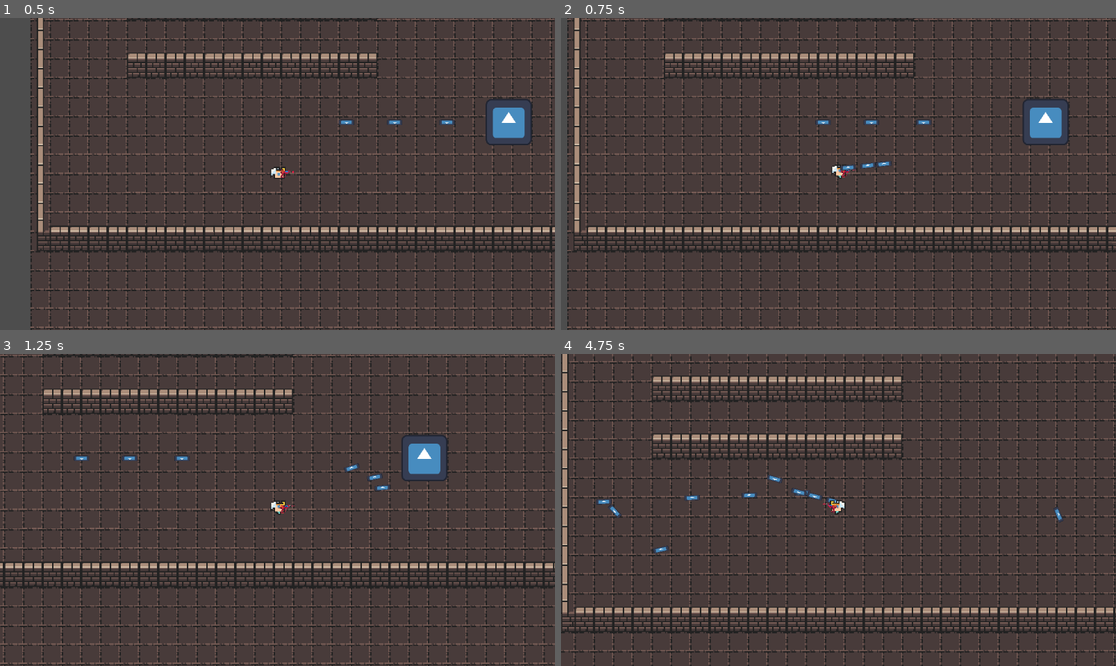
Above: before the commit, frames 1-4 (two rows, left to right).
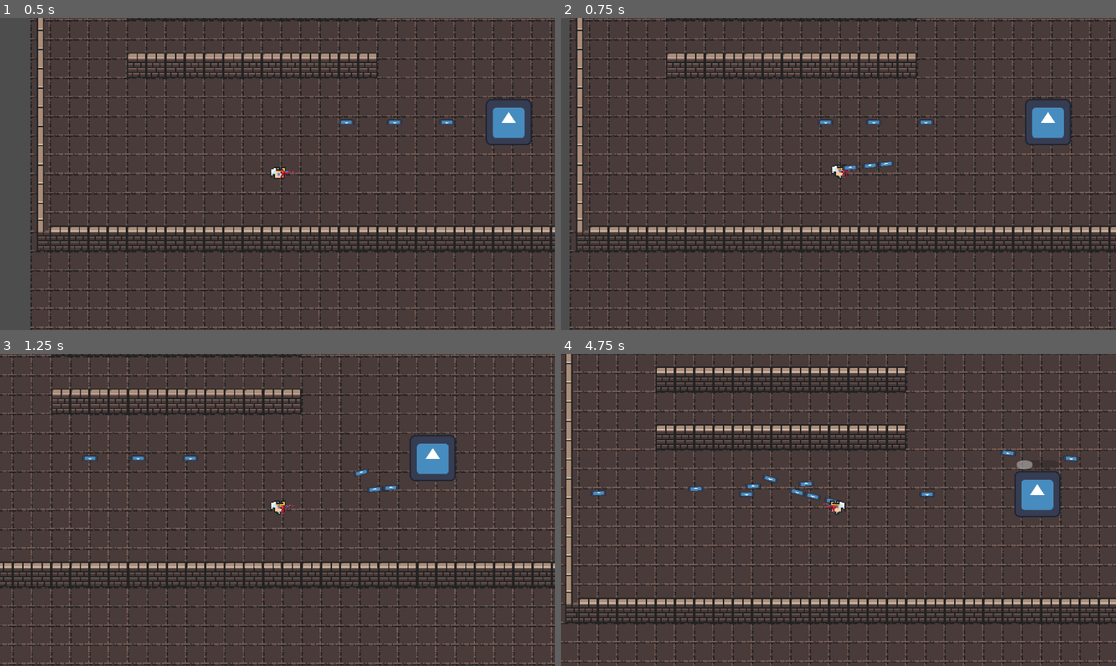
Above: after the commit, the same moments.

Repository: pabril03/ProyectoPLD
Game: Godot game, scene res://main.tscn
Two runs of this game, one before a commit and one after it. Both use one fixed random seed, a clock stepped at 60 frames per second and the inputs below. The engine's default icon, where the game draws it, is replaced by a stand-in: a white triangle on a blue panel in a dark square.
Inputs (mouse positions are in pixels of both pictures, inside the frame that each line leads up to):
- Up to frame 1 (0.5 s): no input
- Up to frame 2 (0.75 s): move the mouse to (960, 158) at 0.52 s; hold D (right) from 0.53 s (still down); hold Right mouse button (Alter-shoot) from 0.53 s (still down)
- Up to frame 3 (1.25 s): keep holding D (right); keep holding Right mouse button (Alter-shoot); tap Space (shield) at 0.8 s
- Up to frame 4 (4.75 s): move the mouse to (727, 525) at 1.27 s; release D (right) at 1.28 s; release Right mouse button (Alter-shoot) at 1.28 s; hold S (down) 1.28-2.03 s; tap Space (shield) at 1.35, 3.05 s; click (727, 525) at 1.55 s; tap Enter at 2 s; move the mouse to (894, 441) at 2.02 s; press the mouse at (894, 441) at 2.03 s; hold D (right) 2.03-2.78 s; right-click (894, 441) at 2.3 s; move the mouse to (810, 572) at 2.77 s; release the mouse at (810, 572) at 2.78 s; hold W (up) 2.78-3.53 s; right-click (810, 572) at 2.85 s; move the mouse to (1005, 556) at 3.52 s; hold Space (shield) 3.53-4.28 s; hold A (left) from 3.53 s (still down); click (1005, 556) at 3.8 s; move the mouse to (672, 463) at 4.27 s; click (672, 463) at 4.35 s; right-click (672, 463) at 4.55 s

Frame 1 is identical in both runs. In frame 2, 19% of the frame differs, in the area x 1-100%, y 0-100%; in frame 3, 19%; in frame 4, 36%, in the area x 0-100%, y 0-100%.

Commit message:
Added controller gameplay.
Ahora podemos jugar con 1 teclado + ratón y 1 mando o 2 mandos. Los controles son independientes para el mando y el teclado así que se puede jugar 1 vs 1.

Diff:
--- a/escenas/enemigo.tscn
+++ b/escenas/enemigo.tscn
@@ -1,7 +1,10 @@
-[gd_scene load_steps=5 format=3 uid="uid://b4443vhnliebx"]
+[gd_scene load_steps=6 format=3 uid="uid://b4443vhnliebx"]
 
 [ext_resource type="Texture2D" uid="uid://cie4rig1wwhjn" path="res://sprites/icon.svg" id="1_sms58"]
 [ext_resource type="Script" uid="uid://lwo8r1fdcnbu" path="res://scripts/enemigo.gd" id="1_uhebs"]
+
+[sub_resource type="CircleShape2D" id="CircleShape2D_uhebs"]
+radius = 23.0217
 
 [sub_resource type="CircleShape2D" id="CircleShape2D_743j8"]
 radius = 27.0185
@@ -37,11 +40,18 @@
 scale = Vector2(0.3, 0.3)
 texture = ExtResource("1_sms58")
 
+[node name="Detector" type="Area2D" parent="."]
+
+[node name="CollisionShape2D" type="CollisionShape2D" parent="Detector"]
+shape = SubResource("CircleShape2D_uhebs")
+
 [node name="CollisionShape2D" type="CollisionShape2D" parent="."]
 shape = SubResource("CircleShape2D_743j8")
 
 [node name="Marker2D" type="Marker2D" parent="."]
 position = Vector2(-38, 0)
+
+[node name="DamageTimer" type="Timer" parent="."]
 
 [node name="Timer" type="Timer" parent="."]
 wait_time = 0.75
--- a/escenas/player.tscn
+++ b/escenas/player.tscn
@@ -61,21 +61,21 @@
 position = Vector2(1, -2)
 shape = SubResource("CircleShape2D_qm0ti")
 
-[node name="AnimatedSprite2D" type="AnimatedSprite2D" parent="."]
+[node name="AnimatedSprite2D" type="AnimatedSprite2D" parent="." groups=["player"]]
 position = Vector2(0, -4)
 sprite_frames = SubResource("SpriteFrames_5vuvg")
 animation = &"run"
 frame_progress = 0.381751
 
-[node name="Gun" parent="." instance=ExtResource("10_t5tro")]
+[node name="Gun" parent="." groups=["player"] instance=ExtResource("10_t5tro")]
 
-[node name="Camera2D" type="Camera2D" parent="."]
+[node name="Camera2D" type="Camera2D" parent="." groups=["player"]]
 zoom = Vector2(2.5, 2.5)
 
-[node name="Escudo" parent="." instance=ExtResource("11_w7fad")]
+[node name="Escudo" parent="." groups=["player"] instance=ExtResource("11_w7fad")]
 position = Vector2(1, -2)
 
-[node name="ProgressBar" type="ProgressBar" parent="."]
+[node name="ProgressBar" type="ProgressBar" parent="." groups=["player"]]
 offset_left = -12.0
 offset_top = -20.0
 offset_right = 13.0
--- a/escenas/sniper.tscn
+++ b/escenas/sniper.tscn
@@ -1,8 +1,7 @@
-[gd_scene load_steps=4 format=3 uid="uid://d0jdgx6p7oksp"]
+[gd_scene load_steps=3 format=3 uid="uid://d0jdgx6p7oksp"]
 
-[ext_resource type="PackedScene" uid="uid://bghg4cc4p4p7q" path="res://player.tscn" id="1_5cihm"]
+[ext_resource type="PackedScene" uid="uid://bghg4cc4p4p7q" path="res://escenas/player.tscn" id="1_5cihm"]
 [ext_resource type="Script" uid="uid://xe8qs2blbufx" path="res://scripts/sniper_riffle.gd" id="2_ox7qh"]
-[ext_resource type="PackedScene" uid="uid://pyqdanv2cm78" path="res://escenas/gun.tscn" id="5_0r746"]
 
 [node name="Player" instance=ExtResource("1_5cihm")]
 
@@ -10,7 +9,6 @@
 frame_progress = 0.971455
 
 [node name="Gun" parent="." index="2"]
-visible = false
 position = Vector2(12, 0)
 script = ExtResource("2_ox7qh")
 
@@ -18,13 +16,7 @@
 scale = Vector2(0.65, 0.65)
 
 [node name="ProgressBar" parent="." index="5"]
-offset_left = -12.0
 offset_top = -17.0
-offset_right = 13.0
 offset_bottom = -4.0
 
-[node name="Gun2" parent="." index="6" instance=ExtResource("5_0r746")]
-position = Vector2(12, 0)
-script = ExtResource("2_ox7qh")
-
 [editable path="Gun"]
--- a/project.godot
+++ b/project.godot
@@ -26,42 +26,40 @@
 "res://sprites/": "yellow"
 }
 
+[global_group]
+
+player=""
+
 [input]
 
 left={
 "deadzone": 0.5,
 "events": [Object(InputEventKey,"resource_local_to_scene":false,"resource_name":"","device":0,"window_id":0,"alt_presse …(189 unchanged characters)…
-, Object(InputEventJoypadMotion,"resource_local_to_scene":false,"resource_name":"","device":-1,"axis":0,"axis_value":-1.0,"script":null)
 ]
 }
 right={
 "deadzone": 0.5,
 "events": [Object(InputEventKey,"resource_local_to_scene":false,"resource_name":"","device":-1,"window_id":0,"alt_press …(192 unchanged characters)…
-, Object(InputEventJoypadMotion,"resource_local_to_scene":false,"resource_name":"","device":-1,"axis":0,"axis_value":1.0,"script":null)
 ]
 }
 up={
 "deadzone": 0.5,
 "events": [Object(InputEventKey,"resource_local_to_scene":false,"resource_name":"","device":-1,"window_id":0,"alt_press …(192 unchanged characters)…
-, Object(InputEventJoypadMotion,"resource_local_to_scene":false,"resource_name":"","device":-1,"axis":1,"axis_value":-1.0,"script":null)
 ]
 }
 down={
 "deadzone": 0.5,
 "events": [Object(InputEventKey,"resource_local_to_scene":false,"resource_name":"","device":-1,"window_id":0,"alt_press …(192 unchanged characters)…
-, Object(InputEventJoypadMotion,"resource_local_to_scene":false,"resource_name":"","device":-1,"axis":1,"axis_value":1.0,"script":null)
 ]
 }
 shoot={
 "deadzone": 0.5,
 "events": [Object(InputEventMouseButton,"resource_local_to_scene":false,"resource_name":"","device":-1,"window_id":0,"a …(256 unchanged characters)…
-, Object(InputEventJoypadMotion,"resource_local_to_scene":false,"resource_name":"","device":-1,"axis":5,"axis_value":1.0,"script":null)
 ]
 }
 shield={
 "deadzone": 0.2,
 "events": [Object(InputEventKey,"resource_local_to_scene":false,"resource_name":"","device":-1,"window_id":0,"alt_press …(191 unchanged characters)…
-, Object(InputEventJoypadButton,"resource_local_to_scene":false,"resource_name":"","device":-1,"button_index":10,"pressure":0.0,"pressed":false,"script":null)
 ]
 }
 exit={
@@ -73,7 +71,21 @@
 Alter-shoot={
 "deadzone": 0.2,
 "events": [Object(InputEventMouseButton,"resource_local_to_scene":false,"resource_name":"","device":-1,"window_id":0,"a …(258 unchanged characters)…
-, Object(InputEventJoypadMotion,"resource_local_to_scene":false,"resource_name":"","device":-1,"axis":4,"axis_value":1.0,"script":null)
+]
+}
+shoot_pad={
+"deadzone": 0.2,
+"events": [Object(InputEventJoypadMotion,"resource_local_to_scene":false,"resource_name":"","device":-1,"axis":5,"axis_value":1.0,"script":null)
+]
+}
+alter-shoot_pad={
+"deadzone": 0.2,
+"events": [Object(InputEventJoypadMotion,"resource_local_to_scene":false,"resource_name":"","device":-1,"axis":4,"axis_value":1.0,"script":null)
+]
+}
+shield_pad={
+"deadzone": 0.2,
+"events": [Object(InputEventJoypadButton,"resource_local_to_scene":false,"resource_name":"","device":-1,"button_index":10,"pressure":0.0,"pressed":true,"script":null)
 ]
 }
 
--- a/scripts/GameManager.gd
+++ b/scripts/GameManager.gd
@@ -14,44 +14,37 @@
 		# Obtener lista de joypads conectados
 	var joypads = Input.get_connected_joypads()
 
-	if joypads.size() <= 1:
-		# Solo un mando o ninguno: player1 = KB+Mouse, player2 = mando (si hay)
-		device_for_player = []
-		device_for_player.append(null)                         # null = teclado+ratón
+	match joypads.size():
+		0:
+			# Sin mandos: se juega 1 solo jugador con teclado y ratón
+			device_for_player.append(null) # Jugador 1
 
-		if joypads.size() == 1:
-			device_for_player.append(joypads[0])
-		else:
-			device_for_player.append(null)
+		1:
+			# Un mando: Jugador 1 usa teclado+ratón, Jugador 2 usa mando
+			device_for_player.append(null)      # Jugador 1
+			device_for_player.append(joypads[0]) # Jugador 2
 
-	else:
-		# Dos o más mandos: player1 = primer joystick, player2 = segundo
-		device_for_player = []
-		device_for_player.append(joypads[0])
-		device_for_player.append(joypads[1])
+		_:
+			# Dos o más mandos: asigna los dos primeros
+			device_for_player.append(joypads[0]) # Jugador 1
+			device_for_player.append(joypads[1]) # Jugador 2
 	print("Asignación de dispositivos:", device_for_player)
 
 func registrar_jugador(id_jugador: int) -> void:
 	jugadores.append(id_jugador)
 
-	var joypads = Input.get_connected_joypads()
-
-	if jugadores.size() == 1:
-		if joypads.size() > 0:
-			player_devices[id_jugador] = joypads[0]
-		else:
-			player_devices[id_jugador] = null
-
+	var player_index := jugadores.size() - 1
+	if player_index < device_for_player.size():
+		player_devices[id_jugador] = device_for_player[player_index]
 	else:
-		var device_index = jugadores.size() - 1
-		if device_index < joypads.size():
-			player_devices[id_jugador] = joypads[device_index]
-		else:
-			player_devices[id_jugador] = null
+		player_devices[id_jugador] = null
 
 	print("Jugador %d registrado con dispositivo %s" % [id_jugador, str(player_devices[id_jugador])])
 
 	return jugadores.size()  # Devuelve un player_id único (1, 2, 3, ...)
+
+func get_devices() -> Variant:
+	return player_devices
 
 func get_device_for_player(id_jugador: int) -> Variant:
 	return player_devices.get(id_jugador, null)
--- a/scripts/bala.gd
+++ b/scripts/bala.gd
@@ -3,7 +3,7 @@
 var SPEED: float = 200.0
 var dano: float = 2
 var num_colisiones: int = 0
-var max_colissions: int = 10
+var max_colissions: int = 4
 
 var max_distance: float = 1000.0
 var distance_traveled: float = 0.0
@@ -61,7 +61,7 @@
 
 		if collider.has_method("take_damage"):
 			if tipo_enemigo != null:
-				collider.take_damage(dano, shooter_id, tipo_enemigo)
+				collider.take_damage(dano, shooter_id, tipo_enemigo, "disparo")
 			else:
 				collider.take_damage(dano, shooter_id)
 			queue_free()
--- a/scripts/enemigo.gd
+++ b/scripts/enemigo.gd
@@ -6,8 +6,12 @@
 const bala = preload("res://escenas/bala.tscn")
 var enemy_id: int
 var tipo_enemigo
+var damage_on_touch = 2
 
 @onready var punta: Marker2D = $Marker2D
+@onready var detector: Area2D = $Detector
+@onready var damage_timer: Timer = $DamageTimer
+var cuerpos_en_contacto: Array = []
 
 var puedoDisparar: bool = true
 var disparando = false
@@ -20,6 +24,17 @@
 	connect("health_changed", Callable(self, "_on_health_changed"))
 	# Inicializar la barra de vida con el valor máximo de salud
 	emit_signal("health_changed", health)
+
+	# Hacemos que el detector solo "vea" jugadores
+	detector.collision_layer = 1 << 7
+	for layer in range(1, 5):
+		detector.collision_mask |= 1 << layer
+
+	# Conectamos el detector de colisiones
+	detector.connect("body_entered", Callable(self, "_on_body_entered"))
+	detector.connect("body_exited", Callable(self, "_on_body_exited"))
+	damage_timer.connect("timeout", Callable(self, "_on_damage_timer_timeout"))
+	damage_timer.start()
 
 func get_shooter_id() -> int:
 	return enemy_id
@@ -34,7 +49,7 @@
 	else:
 		disparo()
 
-func take_damage(amount: float, autor: int, _aux: String = "Jugador") -> void:
+func take_damage(amount: float, autor: int, _aux: String = "Jugador", _aux2: String = "Disparo") -> void:
 	health = clamp(health - amount, 0, max_health)
 	emit_signal("health_changed", health)
 
@@ -112,3 +127,25 @@
 	await get_tree().create_timer(1.5).timeout
 
 	disparando = false
+
+func set_damage_on_touch(damage: float) -> void:
+	damage_on_touch = damage
+
+func _on_body_entered(body: Node) -> void:
+	# Si el cuerpo que entra pertenece al grupo "jugador", le hacemos daño
+	if body.is_in_group("player") and body.has_method("take_damage"):
+		if not cuerpos_en_contacto.has(body):
+			cuerpos_en_contacto.append(body)
+			if not body.get_escudo_activo():
+				body.take_damage(damage_on_touch, enemy_id, tipo_enemigo, "mordisco")
+
+func _on_body_exited(body: Node) -> void:
+	if cuerpos_en_contacto.has(body):
+		cuerpos_en_contacto.erase(body)
+
+func _on_damage_timer_timeout() -> void:
+	for body in cuerpos_en_contacto:
+		if is_instance_valid(body):
+			if body.is_in_group("player") and body.has_method("take_damage"):
+				if not body.get_escudo_activo():
+					body.take_damage(damage_on_touch, enemy_id, tipo_enemigo, "mordisco")
--- a/scripts/gun.gd
+++ b/scripts/gun.gd
@@ -3,7 +3,7 @@
 const bala = preload("res://escenas/bala.tscn")
 const DEADZONE := 0.2
 const JOY_ID := 0 # Normalmente 0 para el primer mando conectado
-var dispositivo # null = teclado/rató, int = joy_id
+var dispositivo: Variant = null # null = teclado/rató, int = joy_id
 var x := Input.get_joy_axis(JOY_ID, JOY_AXIS_RIGHT_X)
 var y := Input.get_joy_axis(JOY_ID, JOY_AXIS_RIGHT_Y)
 var direccion_disparo = Vector2.ZERO
@@ -15,9 +15,16 @@
 
 func _process(_delta: float) -> void:
 
+	var player = get_parent()
+	dispositivo = GameManager.get_device_for_player(player.player_id)
+	var disparar := false
+	var disparar_alterno := false
+
 	var input_vector = Vector2.ZERO
 	if dispositivo == null:
 		look_at(get_global_mouse_position())
+		disparar = Input.is_action_pressed("shoot")
+		disparar_alterno = Input.is_action_pressed("Alter-shoot")
 
 	else:
 		input_vector.x = Input.get_joy_axis(dispositivo, JOY_AXIS_RIGHT_X)
@@ -27,16 +34,19 @@
 			rotation = input_vector.angle()
 			direccion_disparo = input_vector.normalized()
 
+		disparar = Input.is_action_pressed("shoot_pad") # o el que definas
+		disparar_alterno = Input.is_action_pressed("alter-shoot_pad") # o el que definas
+
 	rotation_degrees = wrap(rotation_degrees, 0 ,360)
 	if rotation_degrees > 90 and rotation_degrees < 270:
 		scale.y = -1
 	else:
 		scale.y = 1
 
-	if Input.is_action_pressed("shoot"):
+	if disparar:
 		disparo()
 
-	if Input.is_action_pressed("Alter-shoot"):
+	if disparar_alterno:
 		disparo_rafaga()
 
 
--- a/scripts/main.gd
+++ b/scripts/main.gd
@@ -87,20 +87,28 @@
 	# Asigna la posición global del spawn, con un pequeño offset si lo necesitas.
 	enemy.global_position = punto_respawn_enemigo.global_position + Vector2(0, -10)
 	enemy.tipo_enemigo = "Dummy"
+	enemy.set_damage_on_touch(5)
 	add_child(enemy)
 
 func _ready():
 	var devices = Input.get_connected_joypads()
 	for id in devices:
 		print("Mando detectado en slot:", id, "-", Input.get_joy_name(id))
-	spawnear_jugador()
-	#spawnear_sniper()
+
+	if devices.size() == 0:
+		spawnear_jugador()
+
+	else:
+		spawnear_jugador()
+		spawnear_jugador()
+
 	spawnear_dummy()
 
 func _process(_delta: float) -> void:
 	if not is_instance_valid(jugador) and not player_respawning:
 		player_respawning = true
 		await get_tree().create_timer(2.0).timeout  # Espera 2 segundos antes del respawn
+		spawnear_jugador()
 		spawnear_jugador()
 		player_respawning = false
 
--- a/scripts/player.gd
+++ b/scripts/player.gd
@@ -1,11 +1,16 @@
 extends CharacterBody2D
 
 @export var SPEED:float = 100.0
+var DEADZONE := 0.2
 var escudo_activo:bool = false
 var puede_activar_escudo = true
 var max_health = 20
 var health = 20
 var player_id: int
+
+var death_sentences_player: Array = [""]
+var death_sentences_enemies: Array = [""]
+var death_sentences_executions: Array = [""]
 
 signal health_changed(new_health)
 
@@ -20,6 +25,7 @@
 	#Nuevas funciones para registrar jugador en el juego (sirve para colisiones)
 	collision_mask = 1
 	escudo.escudo_id = player_id
+	print("Arma encontrada:", arma)
 	arma.dispositivo = GameManager.get_device_for_player(player_id) # null = teclado/rató, int = joy_id
 
 func get_shooter_id() -> int:
@@ -28,7 +34,32 @@
 func get_escudo_activo() -> bool:
 	return escudo_activo
 
-func take_damage(amount: float, autor: int, tipo_enemigo: String = "Jugador") -> void:
+func generar_frase_pvp(asesino_id: int, victima_id: int, tipo_muerte: String) -> String:
+	var frases = [
+		"Jugador %d humilló al jugador %d con un %s." % [asesino_id, victima_id, tipo_muerte],
+		"%s letal de jugador %d a jugador %d. ¡Sin misericordia!" % [tipo_muerte.capitalize(), asesino_id, victima_id],
+		"Jugador %d le enseñó a %d quién manda en el campo de batalla (usando un %s)." % [asesino_id, victima_id, tipo_muerte],
+		"%s brutal por parte de jugador %d. Jugador %d ha caído." % [tipo_muerte.capitalize(), asesino_id, victima_id],
+		"Jugador %d borró a %d del mapa con un %s." % [asesino_id, victima_id, tipo_muerte],
+		"%d no tuvo oportunidad ante el ataque de %d (%s)." % [victima_id, asesino_id, tipo_muerte],
+		"Jugador %d: 1 — Jugador %d: 0. Causa: %s." % [asesino_id, victima_id, tipo_muerte],
+	]
+
+	return frases[randi() % frases.size()]
+
+func generar_frase_muerte(tipo_enemigo: String, tipo_muerte: String) -> String:
+	var frases = [
+		"Jugador con ID: %d fue derrotado por un %s (%s fatal)." % [player_id, tipo_enemigo, tipo_muerte],
+		"¡El jugador %d fue eliminado sin piedad por un %s con un %s!" % [player_id, tipo_enemigo, tipo_muerte],
+		"Un %s ha acabado con el jugador %d usando un %s." % [tipo_enemigo, player_id, tipo_muerte],
+		"%s mortal de un %s al jugador %d. ¡Descanse en paz!" % [tipo_muerte.capitalize(), tipo_enemigo, player_id],
+		"Jugador %d cayó ante un %s. Causa: %s." % [player_id, tipo_enemigo, tipo_muerte],
+		"Fin del juego para el jugador %d... cortesía de un %s (%s)." % [player_id, tipo_enemigo, tipo_muerte],
+	]
+
+	return frases[randi() % frases.size()]
+
+func take_damage(amount: float, autor: int, tipo_enemigo: String = "Jugador", tipo_muerte: String = "Disparo") -> void:
 	health = clamp(health - amount, 0, max_health)
 	emit_signal("health_changed", health)
 
@@ -40,10 +71,10 @@
 		GameManager.guardar_id_jugador(id_guardado)
 
 		if tipo_enemigo == "Jugador":
-			print("Jugador con ID: %d ha asesinado al jugador con ID: %d" % [autor, player_id])
+			print(generar_frase_pvp(autor, player_id, tipo_muerte))
 
 		else:
-			print("¡El jugador %d ha sido víctima de %s!" % [player_id, tipo_enemigo])
+			print(generar_frase_muerte(tipo_enemigo, tipo_muerte))
 		queue_free()
 
 func heal(amount: float) -> void:
@@ -52,40 +83,54 @@
 
 func _physics_process(_delta: float) -> void:
 
-	if get_global_mouse_position().x < global_position.x:
-		animaciones.flip_h = true
-	else:
-		animaciones.flip_h = false
+	var usar_escudo := false
+	var dispositivo = GameManager.get_device_for_player(player_id)
 
-	var directionX := Input.get_axis("left", "right")
-	var directionY := Input.get_axis("up", "down")
-	#Aplicar fuerza
-	if directionX:
+	if dispositivo == null:
+		# JUGADOR CON TECLADO
+		var directionX := Input.get_axis("left", "right")
+		var directionY := Input.get_axis("up", "down")
+
 		velocity.x = directionX * SPEED
-		animaciones.play("run")
-		if directionX > 0:
-			animaciones.flip_h = false
-		else:
-			animaciones.flip_h = true
+		velocity.y = directionY * SPEED
+
+		usar_escudo = Input.is_action_pressed("shield")
 
 	else:
-		animaciones.play("default")
-		velocity.x = move_toward(velocity.x, 0, SPEED)
+		# JUGADOR CON MANDO
+		var directionX := Input.get_joy_axis(dispositivo, JOY_AXIS_LEFT_X)
+		var directionY := Input.get_joy_axis(dispositivo, JOY_AXIS_LEFT_Y)
 
-	if directionY:
-		velocity.y = directionY * SPEED
-	else:
-		velocity.y = move_toward(velocity.y, 0, SPEED)
+		if abs(directionX) > DEADZONE:
+			velocity.x = directionX * SPEED
+		else:
+			velocity.x = 0
 
-	velocity.normalized()
+		if abs(directionY) > DEADZONE:
+			velocity.y = directionY * SPEED
+		else:
+			velocity.y = 0
 
+
+		# Solo activar escudo si ese jugador pulsa su botón (ej: botón L1 → ID 4 en la mayoría)
+		usar_escudo = Input.is_action_pressed("shield_pad")
+
+	# Movimiento real
+	velocity = velocity.move_toward(Vector2.ZERO, SPEED * 0.1)
 	move_and_slide()
 
-	if Input.is_action_pressed("shield"):
+	# Escudo
+	if usar_escudo:
 		activar_escudo()
 	else:
 		desactivar_escudo()
 
+	# Animaciones (opcional)
+	if velocity.length() > 0:
+		animaciones.play("run")
+		animaciones.flip_h = velocity.x < 0
+	else:
+		animaciones.play("default")
 
 func activar_escudo():
 	if not puede_activar_escudo:
--- a/scripts/sniper_riffle.gd
+++ b/scripts/sniper_riffle.gd
@@ -6,6 +6,13 @@
 var puedoDisparar: bool = true
 @onready var shoot_timer: Timer = $Timer
 @onready var alt_timer: Timer = $Timer
+const DEADZONE := 0.2
+const JOY_ID := 0 # Normalmente 0 para el primer mando conectado
+var dispositivo: Variant = null # null = teclado/rató, int = joy_id
+var x := Input.get_joy_axis(JOY_ID, JOY_AXIS_RIGHT_X)
+var y := Input.get_joy_axis(JOY_ID, JOY_AXIS_RIGHT_Y)
+var direccion_disparo = Vector2.ZERO
+
 
 func _ready() -> void:
 	shoot_timer.wait_time = 0.75
@@ -13,7 +20,27 @@
 
 func _process(_delta: float) -> void:
 
-	look_at(get_global_mouse_position())
+	var player = get_parent()
+	dispositivo = GameManager.get_device_for_player(player.player_id)
+	var disparar := false
+	var disparar_alterno := false
+
+	var input_vector = Vector2.ZERO
+	if dispositivo == null:
+		look_at(get_global_mouse_position())
+		disparar = Input.is_action_pressed("shoot")
+		disparar_alterno = Input.is_action_pressed("Alter-shoot")
+
+	else:
+		input_vector.x = Input.get_joy_axis(dispositivo, JOY_AXIS_RIGHT_X)
+		input_vector.y = Input.get_joy_axis(dispositivo, JOY_AXIS_RIGHT_Y)
+
+		if input_vector.length() > DEADZONE:
+			rotation = input_vector.angle()
+			direccion_disparo = input_vector.normalized()
+
+		disparar = Input.is_action_pressed("shoot_pad") # o el que definas
+		disparar_alterno = Input.is_action_pressed("alter-shoot_pad") # o el que definas
 
 	rotation_degrees = wrap(rotation_degrees, 0 ,360)
 	if rotation_degrees > 90 and rotation_degrees < 270:
@@ -21,10 +48,10 @@
 	else:
 		scale.y = 1
 
-	if Input.is_action_pressed("shoot"):
+	if disparar:
 		disparo()
 
-	if Input.is_action_pressed("Alter-shoot"):
+	if disparar_alterno:
 		disparo_preciso()
 
 func disparo():
@@ -48,8 +75,11 @@
 		bullet_i.set_dano(5)
 		bullet_i.set_speed(400)
 		bullet_i.set_max_colissions(3)
-		var direction = (get_global_mouse_position() - punta.global_position).normalized()
-		bullet_i.velocity = direction * bullet_i.SPEED
+
+		if dispositivo == null:
+			direccion_disparo = (get_global_mouse_position() - punta.global_position).normalized()
+
+		bullet_i.velocity = direccion_disparo * bullet_i.SPEED
 		bullet_i.rotation = rotation
 		get_tree().root.add_child(bullet_i)
 		puedoDisparar = false
@@ -75,8 +105,11 @@
 		bullet_i.set_dano(10)
 		bullet_i.set_speed(600)
 		bullet_i.set_max_colissions(2)
-		var direction = (get_global_mouse_position() - punta.global_position).normalized()
-		bullet_i.velocity = direction * bullet_i.SPEED
+
+		if dispositivo == null:
+			direccion_disparo = (get_global_mouse_position() - punta.global_position).normalized()
+
+		bullet_i.velocity = direccion_disparo * bullet_i.SPEED
 		bullet_i.rotation = rotation
 		get_tree().root.add_child(bullet_i)
 		puedoDisparar = false
